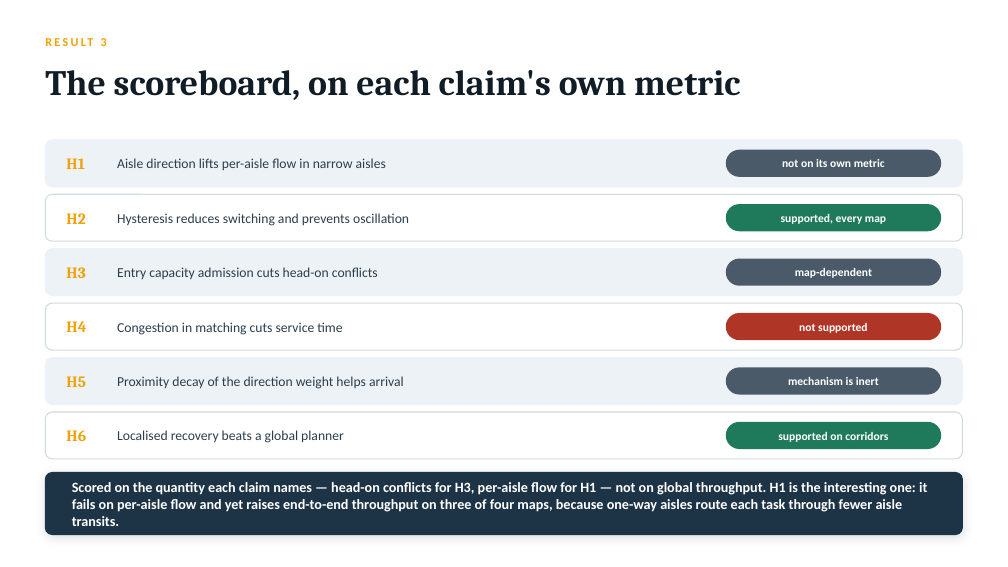
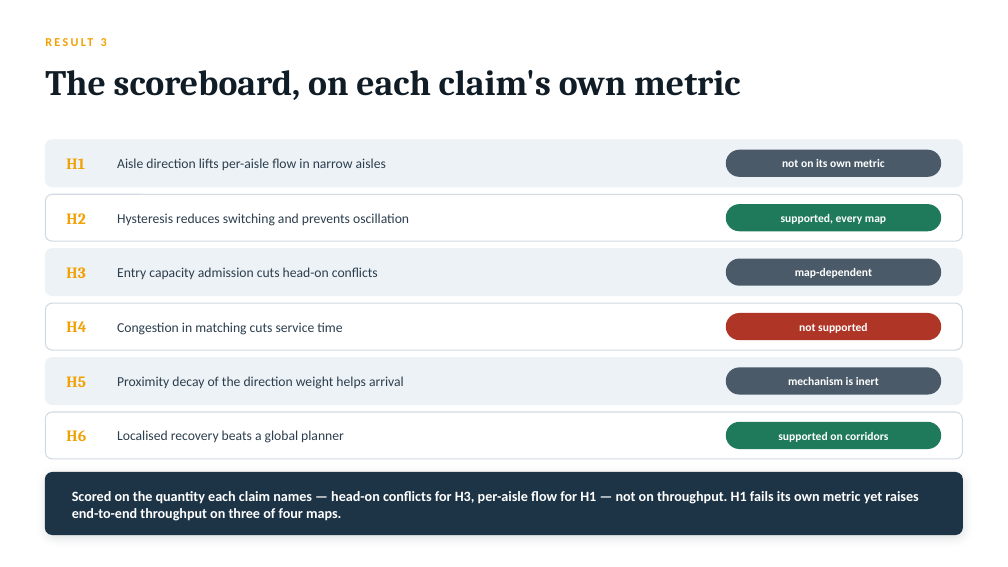
Before and after one commit to sinayanaik/aisleflow, a slide deck: slide 17 of docs/aisleflow-mapf-presentation.pptx. Drawn at 1008x567 pixels with LibreOffice and Linux fonts; fonts in the diff are those of the drawing. Boxes give left, top, right and bottom in pixels: in the first picture for what was removed or moved away, otherwise in the second. Text is boxed around its words. In the diff, an @@ line names an element or a change of style, - is before the commit and + after.

```diff
--- a/docs/aisleflow-mapf-presentation.pptx
+++ b/docs/aisleflow-mapf-presentation.pptx
@@ text at (72, 491, 918, 521): text changed @@
-Scored on the quantity each claim names — head-on conflicts for H3, per-aisle flow for H1 — not on global throughput. H1 is the interesting one: it fails on per-aisle flow and yet raises end-to-end throughput on three of four maps, because one-way aisles route each task through fewer aisle transits.
+Scored on the quantity each claim names — head-on conflicts for H3, per-aisle flow for H1 — not on throughput. H1 fails its own metric yet raises end-to-end throughput on three of four maps.
```
Also in this commit, not shown: 9 other slides changed.
